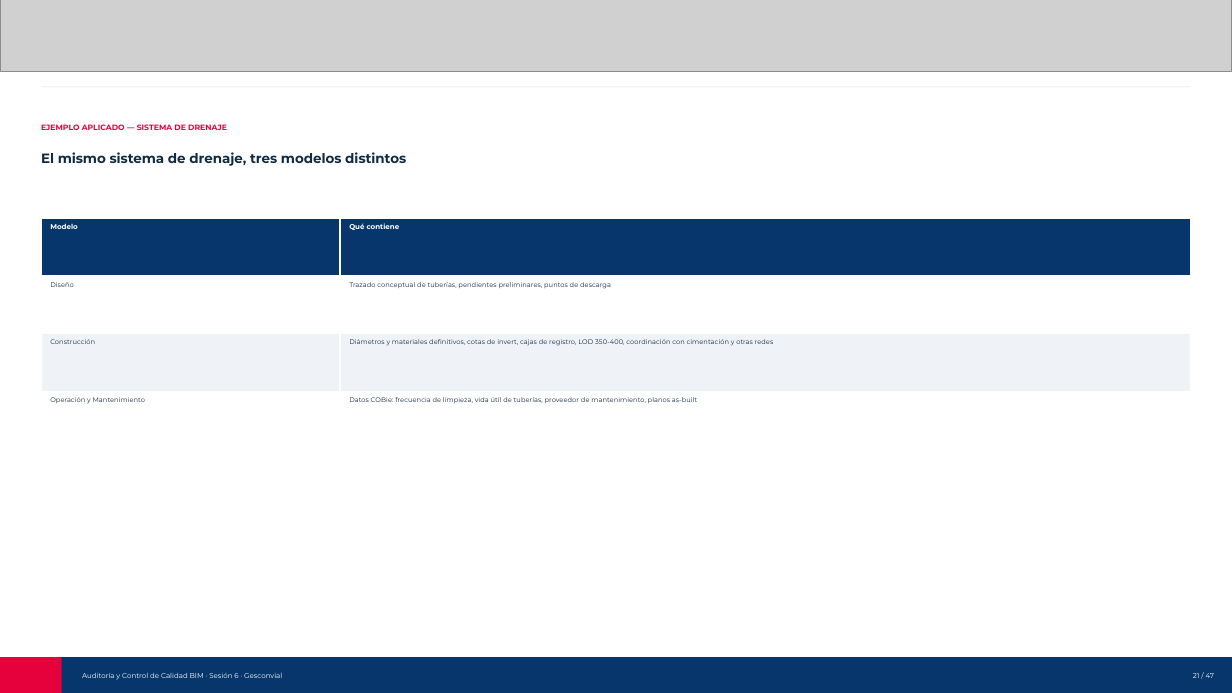
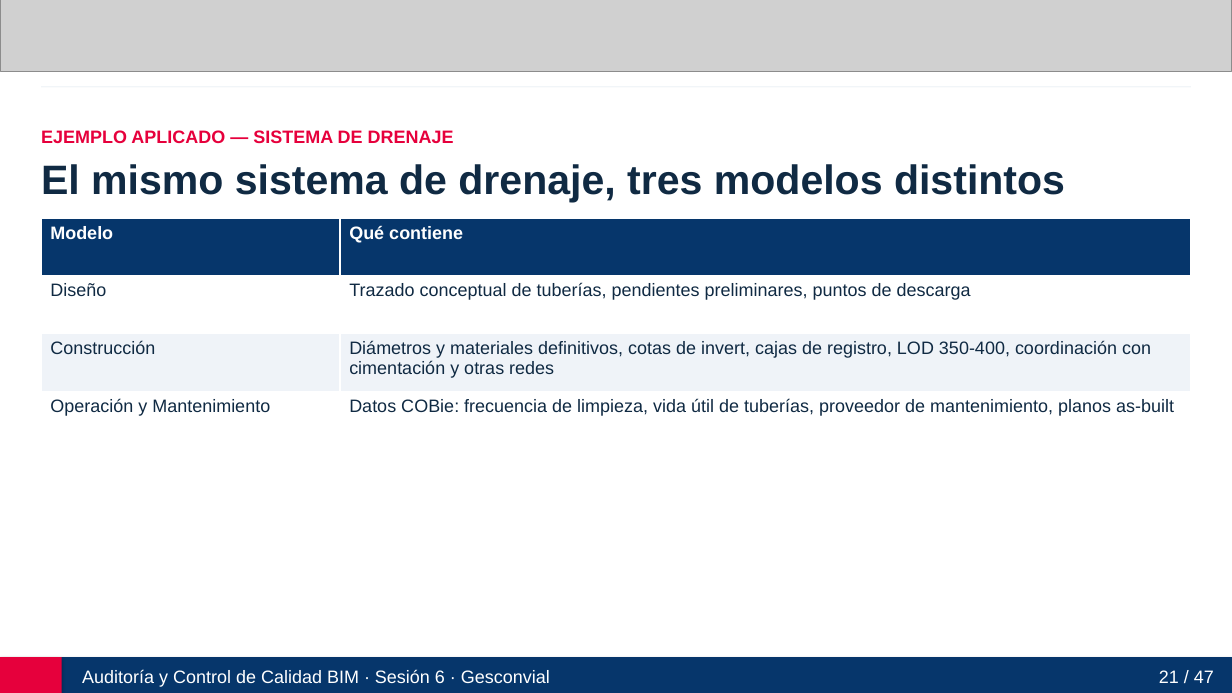
Before and after one commit to manuelzv150-art/auditoria-control-calidad-bim-gesconvial, a slide deck: slide 21 of Auditoria_y_Control_de_Calidad_BIM_Gesconvial_Sesion6.pptx. Drawn at 1232x693 pixels with LibreOffice and Linux fonts; fonts in the diff are those of the drawing; grey boxes stand for pictures. Boxes give left, top, right and bottom in pixels: in the first picture for what was removed or moved away, otherwise in the second. Text is boxed around its words. In the diff, an @@ line names an element or a change of style, - is before the commit and + after.

```diff
--- a/Auditoria_y_Control_de_Calidad_BIM_Gesconvial_Sesion6.pptx
+++ b/Auditoria_y_Control_de_Calidad_BIM_Gesconvial_Sesion6.pptx
@@ text "EJEMPLO APLICADO — SISTEMA DE ..." at <box>41,130,454,143</box>: size 6 to 14 pt, font Montserrat to Arial @@
@@ text "El mismo sistema de drenaje, ..." at <box>41,164,1065,203</box>: size 10.5 to 32 pt, font Montserrat to Arial @@
@@ table at <box>41,218,1191,449</box> @@
@@ size 5.5 to 14 pt in "Modelo", "Qué contiene" @@
@@ font Montserrat to Arial, size 5.2 to 14 pt @@
@@ rectangle at <box>0,657,1232,693</box>: shadow on @@
@@ text "Auditoría y Control de Calidad ..." at <box>82,670,550,687</box>: size 5.5 to 14 pt, font Montserrat to Arial @@
@@ text "21 / 47" at <box>1159,670,1214,683</box>: size 5.5 to 14 pt, font Montserrat to Arial @@
```
Also in this commit, not shown: 46 other slides changed, 47 other files.
